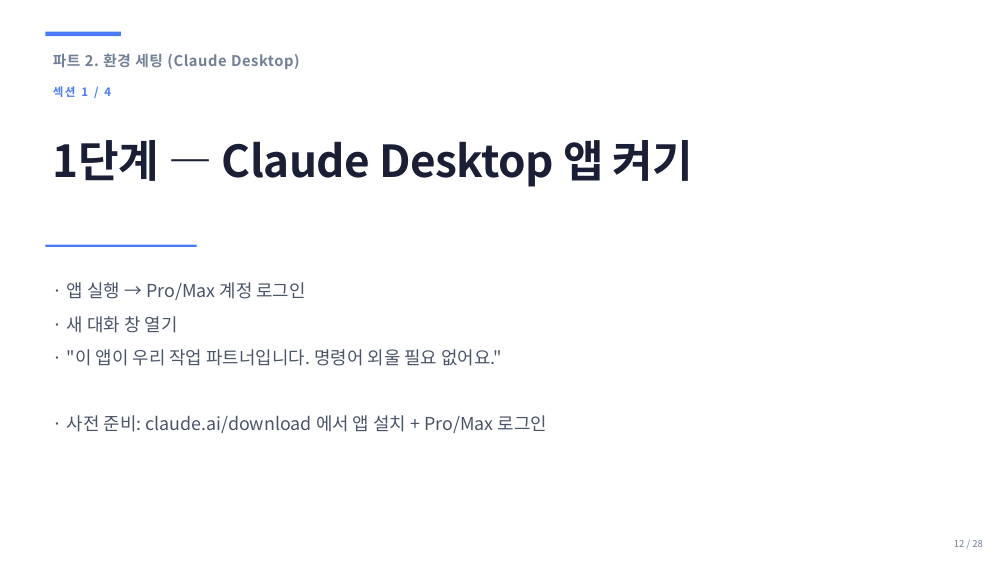
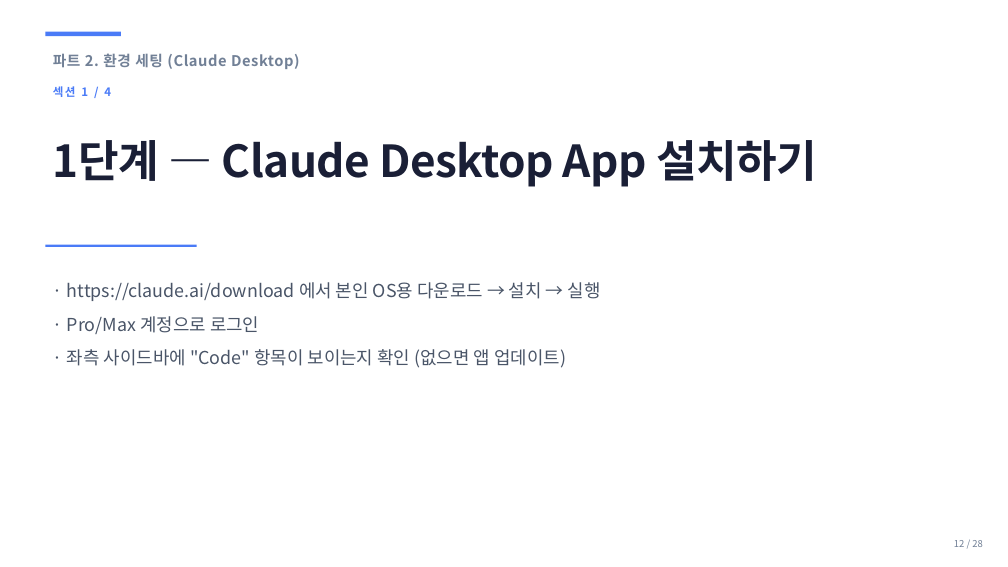
Before and after one commit to sujinpark-datapopcorn/inflearn_ccd_challenge, a slide deck: slide 12 of ppt/b2g_day1_setup.pptx. Drawn at 1008x567 pixels with LibreOffice and Linux fonts; fonts in the diff are those of the drawing. Boxes give left, top, right and bottom in pixels: in the first picture for what was removed or moved away, otherwise in the second. Text is boxed around its words. In the diff, an @@ line names an element or a change of style, - is before the commit and + after.

```diff
--- a/ppt/b2g_day1_setup.pptx
+++ b/ppt/b2g_day1_setup.pptx
@@ text at (x1=53, y1=140, x2=817, y2=187): text changed @@
-1단계 — Claude Desktop 앱 켜기
+1단계 — Claude Desktop App 설치하기
@@ text at (x1=67, y1=282, x2=601, y2=368): text changed @@
-· 앱 실행 → Pro/Max 계정 로그인
-· 새 대화 창 열기
-· "이 앱이 우리 작업 파트너입니다. 명령어 외울 필요 없어요."
-· 사전 준비: claude.ai/download 에서 앱 설치 + Pro/Max 로그인
+· https://claude.ai/download 에서 본인 OS용 다운로드 → 설치 → 실행
+· Pro/Max 계정으로 로그인
+· 좌측 사이드바에 "Code" 항목이 보이는지 확인 (없으면 앱 업데이트)
```
Also in this commit, not shown: 13 other slides changed, 2 slides added, 2 slides removed, 8 other files.
